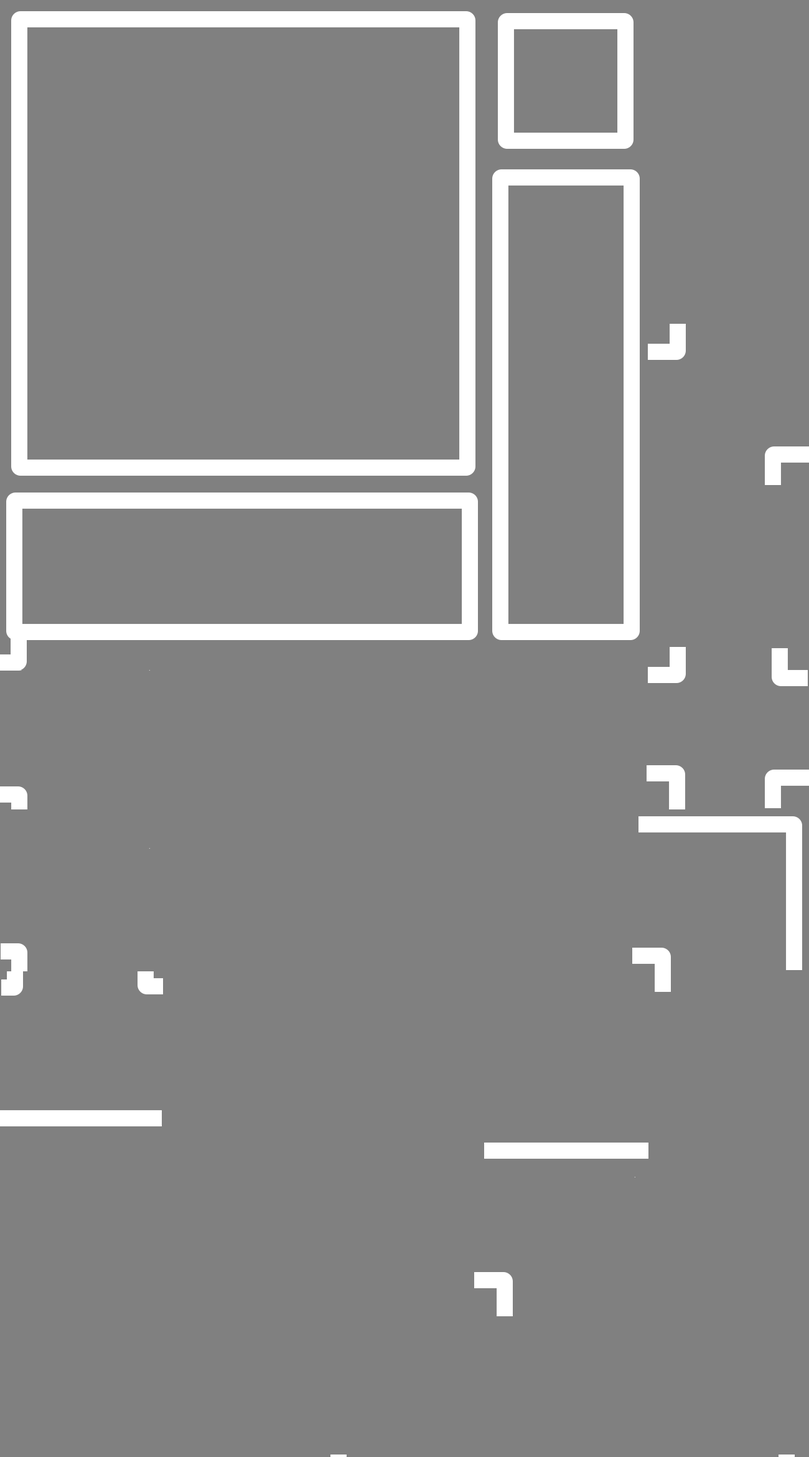
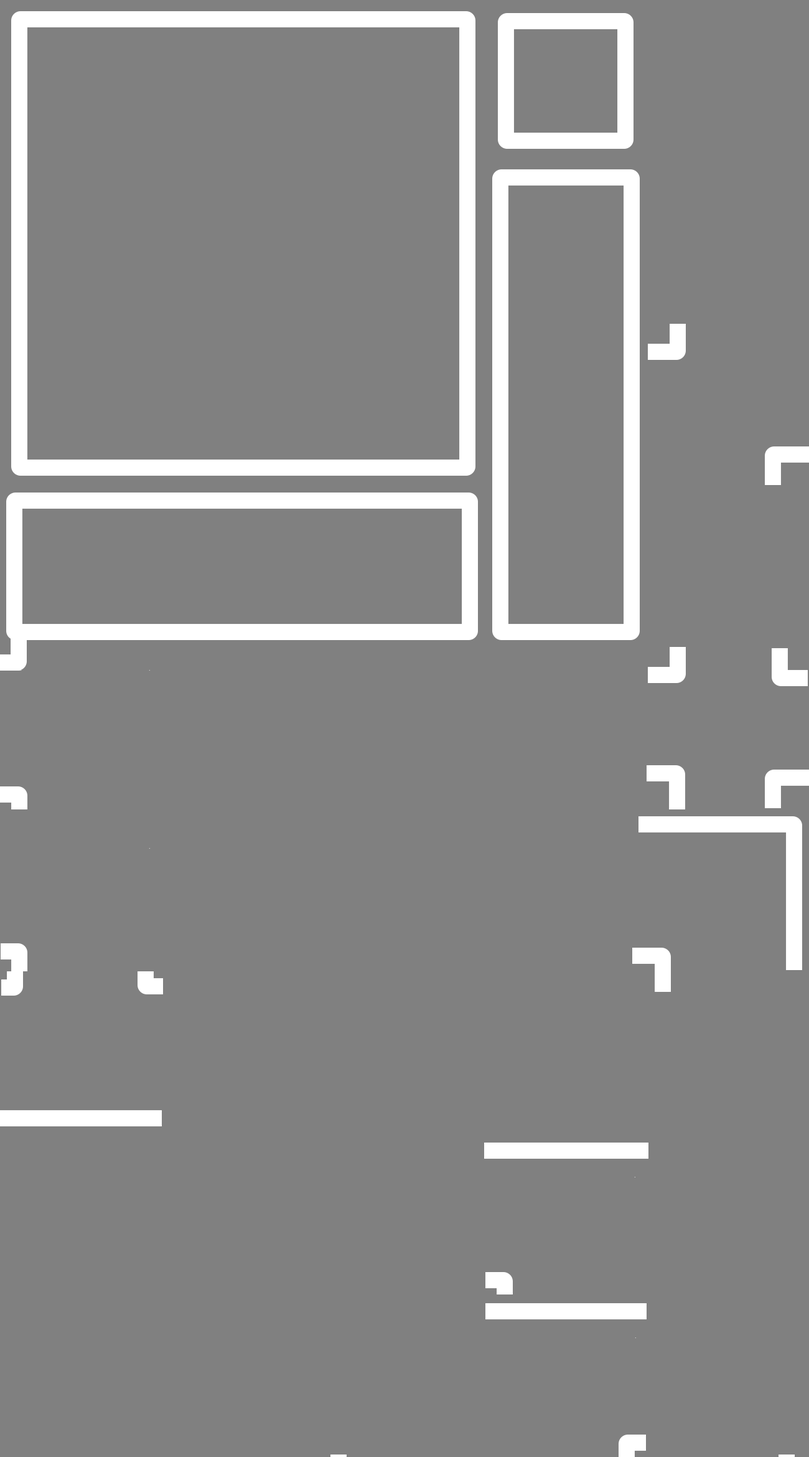
Layers edited between the first and the second 809px x 1457px image:
removed layer "Layer 5" over 474, 1272, 647, 1457
added layer "Layer 7" above "PacManTile" over 474, 1272, 647, 1457
